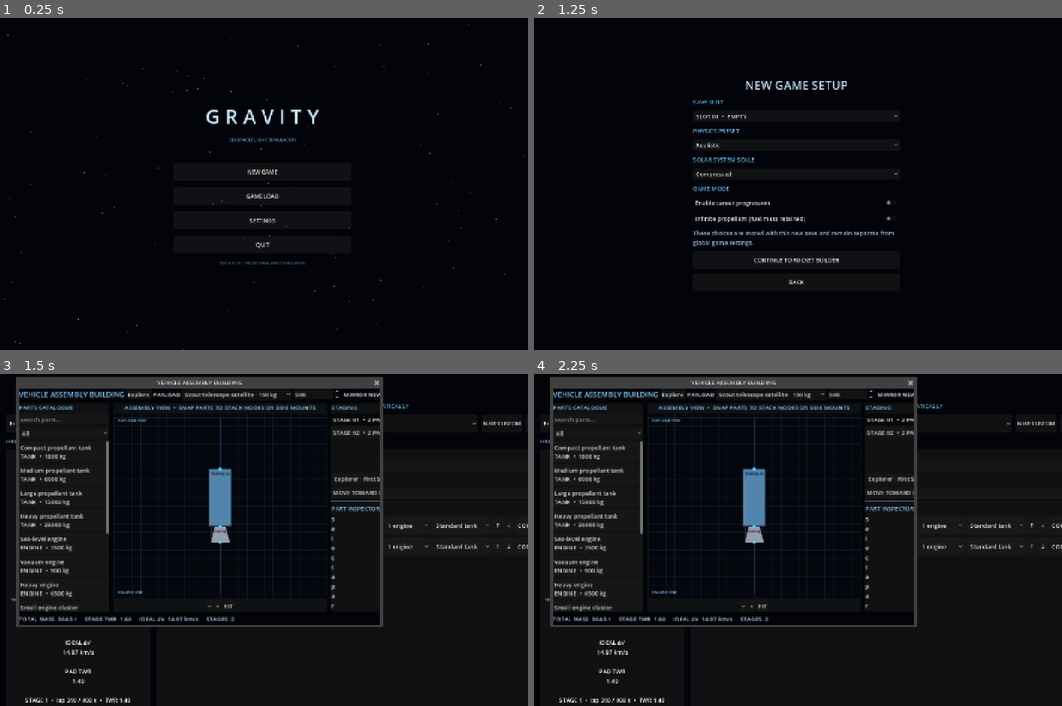
Above: before the commit, frames 1-4 (two rows, left to right).
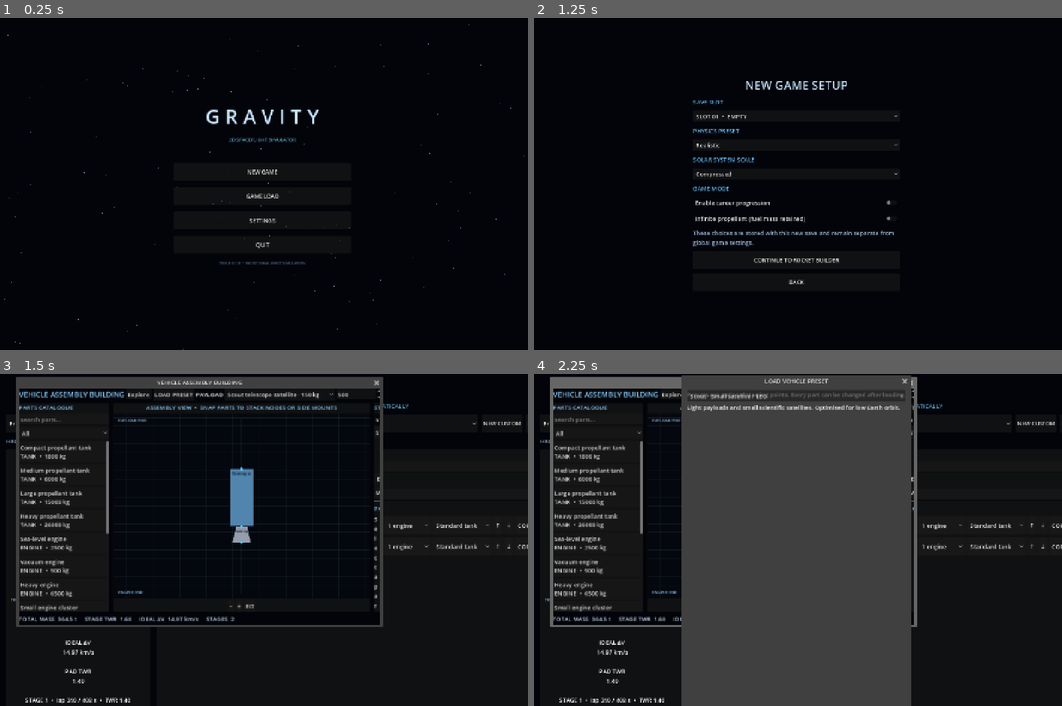
Above: after the commit, the same moments.

Repository: Blagos1195/Gravity-simulator
Game: Godot game, scene res://scenes/main.tscn
The game is run twice, just before and just after one commit, with the same random seed, the same clock (stepped at 60 frames per second) and the same inputs.
Inputs (mouse positions are in pixels of both pictures, inside the frame that each line leads up to):
- Up to frame 1 (0.25 s): no input
- Up to frame 2 (1.25 s): click "NEW GAME" at 0.5 s
- Up to frame 3 (1.5 s): click "CONTINUE TO ROCKET BUILDER" at 1.25 s
- Up to frame 4 (2.25 s): click (708, 393) at 2 s, where only the run after the commit has a clickable "LOAD PRESET"

Frames 1-2 are identical in both runs. In frame 3, 3.4% of the frame differs, in the area x 23-72%, y 5-71%; in frame 4, 43%, in the area x 3-73%, y 0-100%.

Commit message:
Make presets optional starting points inside the VAB

Diff:
--- a/Gravity/scripts/rocket_builder.gd
+++ b/Gravity/scripts/rocket_builder.gd
@@ -234,6 +234,10 @@
 	)
 	header.add_child(name_input)
 	_vehicle_name = name_input
+	var preset_button := Button.new()
+	preset_button.text = "LOAD PRESET"
+	preset_button.pressed.connect(_show_preset_dialog)
+	header.add_child(preset_button)
 	var payload_label := Label.new()
 	payload_label.text = "PAYLOAD"
 	header.add_child(payload_label)
@@ -821,6 +825,51 @@
 func _emit_design() -> void:
 	design_changed.emit(design.duplicate(true))
 
+func _show_preset_dialog() -> void:
+	var presets := RocketDesign.preset_options()
+	if presets.is_empty():
+		return
+	var dialog := ConfirmationDialog.new()
+	dialog.title = "LOAD VEHICLE PRESET"
+	dialog.dialog_text = "Presets are optional starting points. Every part can be changed after loading."
+	dialog.min_size = Vector2i(480, 300)
+	var content := VBoxContainer.new()
+	dialog.add_child(content)
+	var selector := OptionButton.new()
+	selector.size_flags_horizontal = Control.SIZE_EXPAND_FILL
+	for preset in presets:
+		selector.add_item(str(preset.get("label", preset.get("id", "Preset"))))
+		selector.set_item_metadata(selector.item_count - 1, str(preset.get("id", "")))
+	content.add_child(selector)
+	var description := Label.new()
+	description.autowrap_mode = TextServer.AUTOWRAP_WORD_SMART
+	content.add_child(description)
+	var update_description := func(index: int) -> void:
+		description.text = RocketDesign.preset_description(str(selector.get_item_metadata(index)))
+	selector.item_selected.connect(update_description)
+	selector.select(0)
+	update_description.call(0)
+	dialog.get_ok_button().text = "LOAD PRESET"
+	dialog.confirmed.connect(func():
+		var preset_design := RocketDesign.create_preset(str(selector.get_selected_metadata()))
+		if preset_design.is_empty():
+			return
+		_push_undo()
+		design = preset_design
+		var stages: Array = design.get("stages", [])
+		for index in range(stages.size()):
+			stages[index] = RocketAssembly.ensure_stage_components(stages[index])
+		design["stages"] = stages
+		selected_stage_index = 0
+		selected_component_index = -1
+		_changed()
+		dialog.queue_free()
+	)
+	dialog.canceled.connect(func(): dialog.queue_free())
+	dialog.close_requested.connect(func(): dialog.queue_free())
+	add_child(dialog)
+	dialog.popup_centered()
+
 func _finish() -> void:
 	_emit_design()
 	queue_free()
